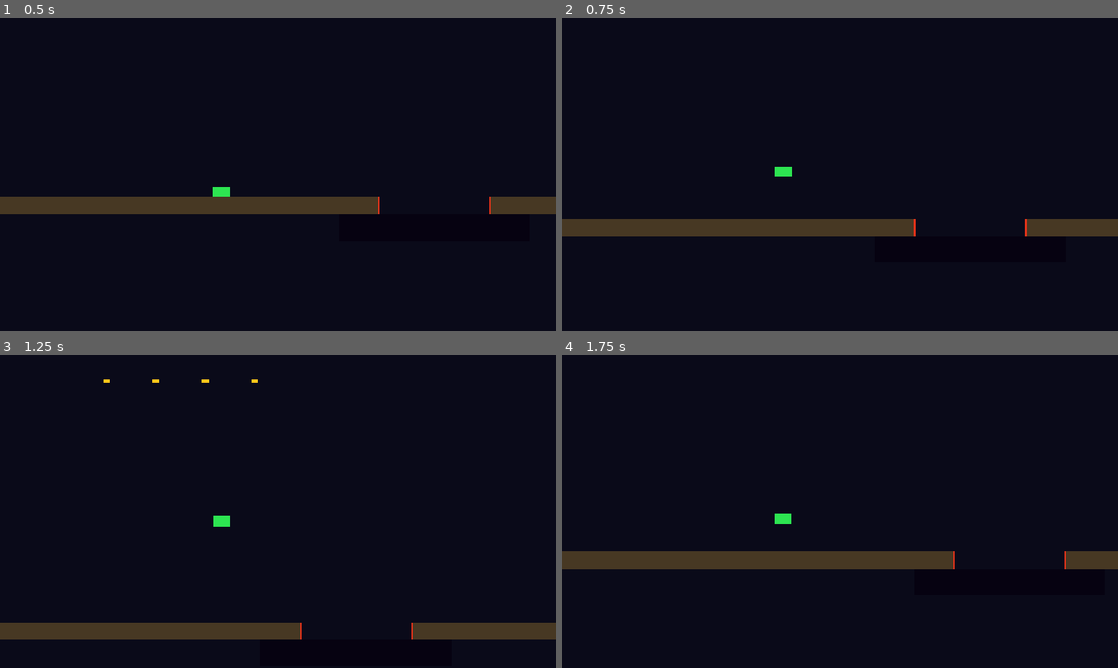
Above: before the commit, frames 1-4 (two rows, left to right).
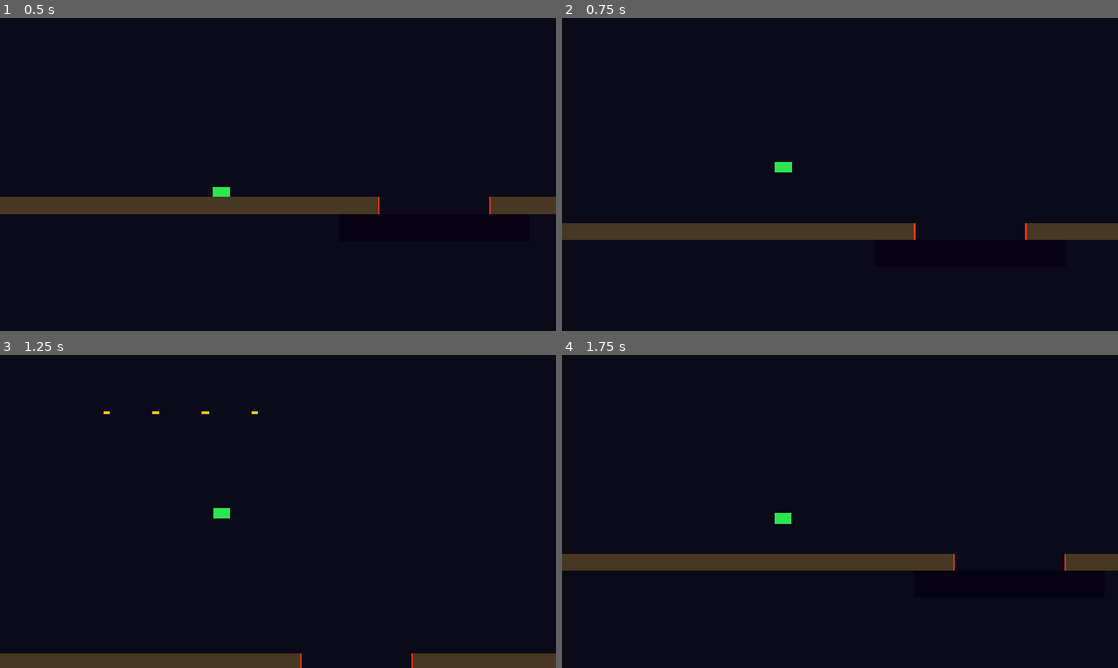
Above: after the commit, the same moments.

Repository: NGKsSystems/NGKs_Crater_Wardens-
Game: Godot game, scene res://scenes/level/test_lane.tscn
The game is run twice, just before and just after one commit, with the same random seed, the same clock (stepped at 60 frames per second) and the same inputs.
Inputs:
- Up to frame 1 (0.5 s): no input
- Up to frame 2 (0.75 s): tap Enter at 0.5 s; hold Z (fire_forward) from 0.53 s (still down); hold Space (jump) from 0.53 s (still down)
- Up to frame 3 (1.25 s): keep holding Z (fire_forward); keep holding Space (jump)
- Up to frame 4 (1.75 s): keep holding Z (fire_forward); release Space (jump) at 1.28 s; tap R at 1.35 s; tap Space (jump) at 1.52, 1.55 s

Frame 1 is identical in both runs. In frame 2, 2.1% of the frame differs, in the area x 0-100%, y 46-71%; in frame 3, 8.3%, in the area x 0-100%, y 7-100%; in frame 4, 1.1%.

Commit message:
Phase 2.5: Repair fire + jump — pool cleanup on reload, null guards, jump force/gravity tuning

Diff:
--- a/scripts/player/rover_controller.gd
+++ b/scripts/player/rover_controller.gd
@@ -17,9 +17,9 @@
 
 @export var move_speed: float             = 240.0
 @export var gravity_strength: float       = 900.0
-@export var jump_force: float             = 520.0
-@export var jump_hold_gravity_scale: float = 0.38
-@export var jump_hold_max_time: float     = 0.22
+@export var jump_force: float             = 600.0
+@export var jump_hold_gravity_scale: float = 0.25
+@export var jump_hold_max_time: float     = 0.30
 @export var jump_cut_velocity: float      = 260.0
 @export var max_fall_speed: float         = 900.0
 
@@ -75,6 +75,9 @@
 	move_and_slide()
 
 	# Weapon — tick cooldowns and handle fire inputs (hold to sustain fire rate)
+	if _weapon == null:
+		push_error("RoverController: _weapon is null — RoverWeapon node missing from rover.tscn")
+		return
 	_weapon.tick(delta)
 	if Input.is_action_pressed("fire_forward"):
 		_weapon.try_fire_forward()
--- a/scripts/player/rover_weapon.gd
+++ b/scripts/player/rover_weapon.gd
@@ -63,7 +63,11 @@
 
 
 func _fire(key: String, vel: Vector2, life: float, muzzle: Marker2D) -> void:
+	if muzzle == null:
+		push_error("RoverWeapon: muzzle node is null — MuzzleForward/MuzzleUp missing from rover.tscn")
+		return
 	var proj = ObjectPoolManager.get_object(key)
 	if proj == null:
+		push_warning("RoverWeapon: pool '%s' exhausted — projectile not fired" % key)
 		return
 	proj.activate(muzzle.global_position, vel, life)
--- a/scripts/systems/ObjectPoolManager.gd
+++ b/scripts/systems/ObjectPoolManager.gd
@@ -8,6 +8,10 @@
 var _scenes: Dictionary = {}
 
 func register_pool(key: String, scene: PackedScene, initial_size: int) -> void:
+	# If already registered, free orphaned pool nodes to prevent accumulation on scene reload
+	if _pools.has(key):
+		for obj in _pools[key]:
+			obj.queue_free()
 	_scenes[key] = scene
 	_pools[key] = []
 	for i in range(initial_size):
Not shown, added: _proof/phase2_5_movement_fire_repair_20260323_200000.zip
